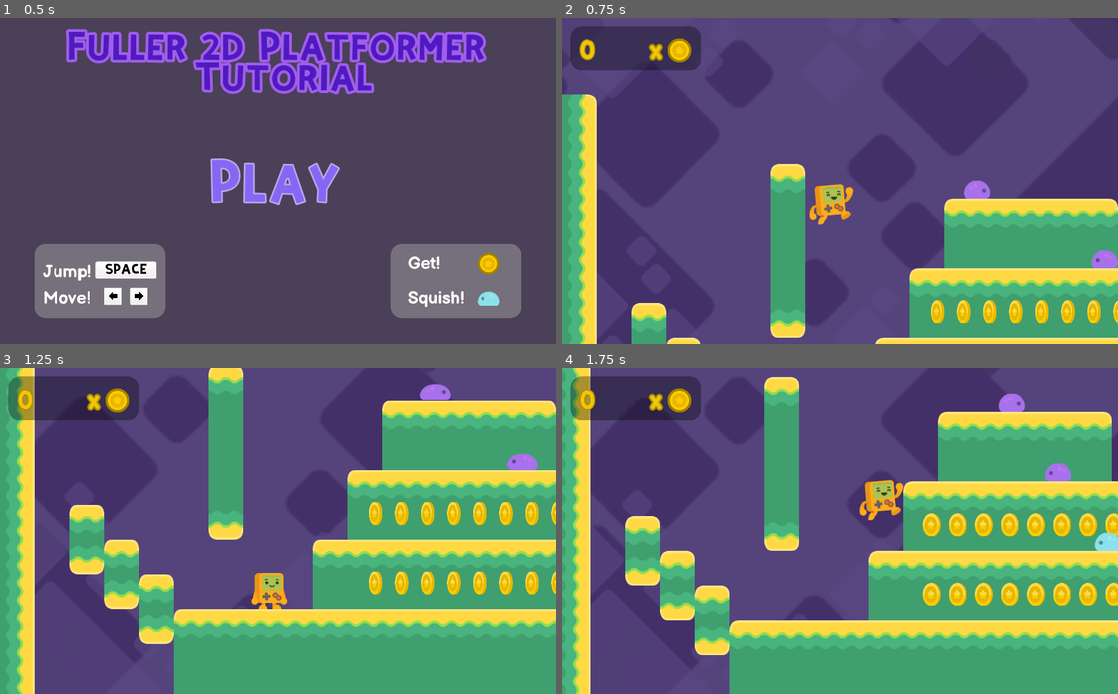
Above: before the commit, frames 1-4 (two rows, left to right).
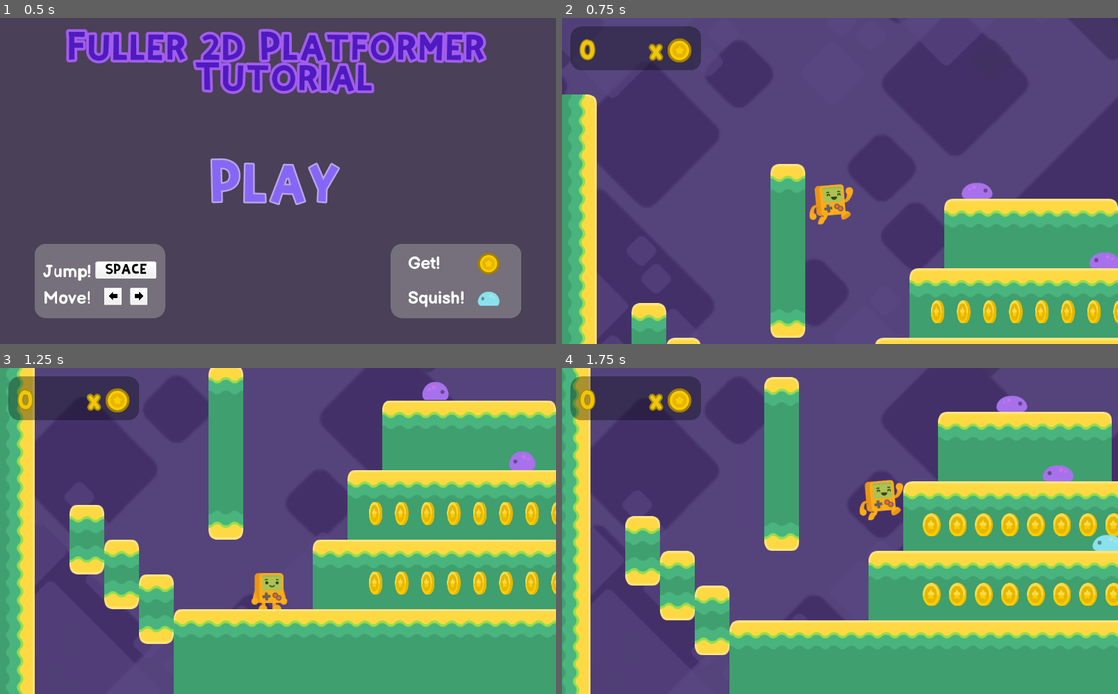
Above: after the commit, the same moments.

Repository: CrabbitSlater/Godot_2D_Tutorial_adv
Game: Godot game, scene res://Assets/TitleMenu.tscn
Same seed, same stepped clock (60 frames per second), same inputs: the game is played once before the commit and once after it.
Inputs:
- Up to frame 1 (0.5 s): no input
- Up to frame 2 (0.75 s): click "Play" at 0.5 s
- Up to frame 3 (1.25 s): no input
- Up to frame 4 (1.75 s): hold D (player_right) from 1.28 s (still down); hold Space (player_jump) from 1.28 s (still down)

Frame 1 is identical in both runs. In frame 2, 0.1% of the frame differs, in the area x 71-100%, y 49-77%; in frame 3, 0.1%; in frame 4, 0.2%, in the area x 78-100%, y 7-57%.

Commit message:
partially completted step 22 from BornCG's tutorial- added ladders, ladder checker to steve, and set collision masks so that they only collide with each other.  Additionally, hooked up ladder state to allow climbing and shuffling- fixed minor bug with steve climbing 'anim playing too fast when going from running to ladder.  TODO: need to fix one way platforms (bookmark on yt video is 52:00

Diff:
--- a/Assets/Enemy/Enemy.tscn
+++ b/Assets/Enemy/Enemy.tscn
@@ -21,7 +21,6 @@
 [node name="AnimatedSprite" type="AnimatedSprite" parent="."]
 frames = ExtResource( 2 )
 animation = "Crawl"
-frame = 1
 playing = true
 
 [node name="CollisionShape2D" type="CollisionShape2D" parent="."]
--- a/Assets/Levels/Test_Level.tscn
+++ b/Assets/Levels/Test_Level.tscn
@@ -11,6 +11,8 @@
 [ext_resource path="res://Assets/Levels/HUD.gd" type="Script" id=9]
 [ext_resource path="res://Assets/Enemy/Enemy.tscn" type="PackedScene" id=10]
 [ext_resource path="res://Assets/Audio/music/Retro Beat.ogg" type="AudioStream" id=11]
+[ext_resource path="res://Assets/Objects/Ladder/ladder_sprites/ladder_top.png" type="Texture" id=12]
+[ext_resource path="res://Assets/Objects/Ladder/ladder_sprites/ladder_mid.png" type="Texture" id=13]
 
 [sub_resource type="RectangleShape2D" id=1]
 extents = Vector2( 224, 16 )
@@ -29,6 +31,56 @@
 
 [sub_resource type="RectangleShape2D" id=3]
 extents = Vector2( 288, 16 )
+
+[sub_resource type="ConvexPolygonShape2D" id=11]
+points = PoolVector2Array( 48, 64, 16, 64, 16, 0, 48, 0 )
+
+[sub_resource type="ConvexPolygonShape2D" id=12]
+points = PoolVector2Array( 48, 64, 16, 64, 16, 0, 48, 0 )
+
+[sub_resource type="TileSet" id=13]
+0/name = "ladder_mid.png 0"
+0/texture = ExtResource( 13 )
+0/tex_offset = Vector2( 0, 0 )
+0/modulate = Color( 1, 1, 1, 1 )
+0/region = Rect2( 0, 0, 64, 64 )
+0/tile_mode = 0
+0/occluder_offset = Vector2( 0, 0 )
+0/navigation_offset = Vector2( 0, 0 )
+0/shape_offset = Vector2( 0, 0 )
+0/shape_transform = Transform2D( 1, 0, 0, 1, 0, 0 )
+0/shape = SubResource( 11 )
+0/shape_one_way = false
+0/shape_one_way_margin = 1.0
+0/shapes = [ {
+"autotile_coord": Vector2( 0, 0 ),
+"one_way": false,
+"one_way_margin": 1.0,
+"shape": SubResource( 11 ),
+"shape_transform": Transform2D( 1, 0, 0, 1, 0, 0 )
+} ]
+0/z_index = 0
+1/name = "ladder_top.png 1"
+1/texture = ExtResource( 12 )
+1/tex_offset = Vector2( 0, 0 )
+1/modulate = Color( 1, 1, 1, 1 )
+1/region = Rect2( 0, 0, 64, 64 )
+1/tile_mode = 0
+1/occluder_offset = Vector2( 0, 0 )
+1/navigation_offset = Vector2( 0, 0 )
+1/shape_offset = Vector2( 0, 0 )
+1/shape_transform = Transform2D( 1, 0, 0, 1, 0, 0 )
+1/shape = SubResource( 12 )
+1/shape_one_way = false
+1/shape_one_way_margin = 1.0
+1/shapes = [ {
+"autotile_coord": Vector2( 0, 0 ),
+"one_way": false,
+"one_way_margin": 1.0,
+"shape": SubResource( 12 ),
+"shape_transform": Transform2D( 1, 0, 0, 1, 0, 0 )
+} ]
+1/z_index = 0
 
 [sub_resource type="RectangleShape2D" id=7]
 extents = Vector2( 2048, 16 )
@@ -51,6 +103,50 @@
 font_data = ExtResource( 8 )
 
 [node name="Test_Level" type="Node2D"]
+
+[node name="ParallaxBackground" type="ParallaxBackground" parent="."]
+
+[node name="Purple_Sky" type="ParallaxLayer" parent="ParallaxBackground"]
+motion_offset = Vector2( -500, -500 )
+motion_mirroring = Vector2( 1280, 960 )
+
+[node name="Purple_Sky_Sprite" type="Sprite" parent="ParallaxBackground/Purple_Sky"]
+scale = Vector2( 2, 2 )
+texture = ExtResource( 4 )
+centered = false
+
+[node name="Far_Blobs" type="ParallaxLayer" parent="ParallaxBackground"]
+motion_scale = Vector2( 0.1, 0.1 )
+motion_offset = Vector2( -1000, -1000 )
+motion_mirroring = Vector2( 2560, 1920 )
+
+[node name="Sprite" type="Sprite" parent="ParallaxBackground/Far_Blobs"]
+modulate = Color( 0.768627, 0.678431, 0.803922, 1 )
+scale = Vector2( 4, 4 )
+texture = ExtResource( 5 )
+centered = false
+
+[node name="Middle_Blobs" type="ParallaxLayer" parent="ParallaxBackground"]
+motion_scale = Vector2( 0.4, 0.4 )
+motion_offset = Vector2( -500, 0 )
+motion_mirroring = Vector2( 1600, 1200 )
+
+[node name="Sprite" type="Sprite" parent="ParallaxBackground/Middle_Blobs"]
+modulate = Color( 0.72549, 0.690196, 0.741176, 0.772549 )
+scale = Vector2( 2.5, 2.5 )
+texture = ExtResource( 5 )
+centered = false
+
+[node name="Nearby_Blobs" type="ParallaxLayer" parent="ParallaxBackground"]
+motion_scale = Vector2( 0.7, 0.7 )
+motion_mirroring = Vector2( 1120, 840 )
+
+[node name="Sprite" type="Sprite" parent="ParallaxBackground/Nearby_Blobs"]
+modulate = Color( 1, 1, 1, 0.603922 )
+position = Vector2( 80, 16 )
+scale = Vector2( 1.75, 1.75 )
+texture = ExtResource( 5 )
+centered = false
 
 [node name="Tiles_One_Way" type="TileMap" parent="."]
 position = Vector2( 64, 0 )
@@ -99,7 +195,14 @@
 collision_layer = 2
 collision_mask = 49
 format = 1
-tile_data = PoolIntArray( -262114, -1073741821, 0, -196578,  …(2448 unchanged characters)… 073741828, 0, 983037, 536870916, 0, 917534, -1073741822, 0, 1048573, 1073741828, …(3395 unchanged characters)…
+tile_data = PoolIntArray( -262114, -1073741821, 0, -196578,  …(2448 unchanged characters)… 073741828, 0, 983037, 536870916, 0, 917529, 0, 0, 917534, -1073741822, 0, 1048573, 1073741828, …(3395 unchanged characters)…
+
+[node name="Tiles_Ladders" type="TileMap" parent="."]
+tile_set = SubResource( 13 )
+collision_layer = 64
+collision_mask = 0
+format = 1
+tile_data = PoolIntArray( 262169, 1, 0, 327705, 0, 0, 393241, 0, 0, 458777, 0, 0, 524313, 0, 0, 589849, 0, 0, 655385, 0, 0, 720921, 0, 0, 786457, 0, 0, 851993, 0, 0 )
 
 [node name="Steve" parent="." instance=ExtResource( 2 )]
 position = Vector2( 176, 31 )
@@ -116,50 +219,6 @@
 drag_margin_right = 0.1
 editor_draw_limits = true
 editor_draw_drag_margin = true
-
-[node name="ParallaxBackground" type="ParallaxBackground" parent="."]
-
-[node name="Purple_Sky" type="ParallaxLayer" parent="ParallaxBackground"]
-motion_offset = Vector2( -500, -500 )
-motion_mirroring = Vector2( 1280, 960 )
-
-[node name="Purple_Sky_Sprite" type="Sprite" parent="ParallaxBackground/Purple_Sky"]
-scale = Vector2( 2, 2 )
-texture = ExtResource( 4 )
-centered = false
-
-[node name="Far_Blobs" type="ParallaxLayer" parent="ParallaxBackground"]
-motion_scale = Vector2( 0.1, 0.1 )
-motion_offset = Vector2( -1000, -1000 )
-motion_mirroring = Vector2( 2560, 1920 )
-
-[node name="Sprite" type="Sprite" parent="ParallaxBackground/Far_Blobs"]
-modulate = Color( 0.768627, 0.678431, 0.803922, 1 )
-scale = Vector2( 4, 4 )
-texture = ExtResource( 5 )
-centered = false
-
-[node name="Middle_Blobs" type="ParallaxLayer" parent="ParallaxBackground"]
-motion_scale = Vector2( 0.4, 0.4 )
-motion_offset = Vector2( -500, 0 )
-motion_mirroring = Vector2( 1600, 1200 )
-
-[node name="Sprite" type="Sprite" parent="ParallaxBackground/Middle_Blobs"]
-modulate = Color( 0.72549, 0.690196, 0.741176, 0.772549 )
-scale = Vector2( 2.5, 2.5 )
-texture = ExtResource( 5 )
-centered = false
-
-[node name="Nearby_Blobs" type="ParallaxLayer" parent="ParallaxBackground"]
-motion_scale = Vector2( 0.7, 0.7 )
-motion_mirroring = Vector2( 1120, 840 )
-
-[node name="Sprite" type="Sprite" parent="ParallaxBackground/Nearby_Blobs"]
-modulate = Color( 1, 1, 1, 0.603922 )
-position = Vector2( 80, 16 )
-scale = Vector2( 1.75, 1.75 )
-texture = ExtResource( 5 )
-centered = false
 
 [node name="Fall_Zone" type="Area2D" parent="."]
 position = Vector2( 1072, 1744 )
--- a/Assets/Steve/Steve.gd
+++ b/Assets/Steve/Steve.gd
@@ -12,6 +12,7 @@
 var velocity: Vector2  = Vector2(0.0,0.0)
 export var gravity : float = 35.0
 export var  top_speed : float = 300
+const  LADDER_SPEED  = 200
 export var top_run_speed : float = 450
 export var top_air_speed : float = 400
 export var acceleration : float = 1000
@@ -21,6 +22,7 @@
 export var wall_kick_force :float = 450
 var direction : int = 1
 var last_jump_direction :int =0
+var on_ladder := false #statically typed variable! use these as often as we can
 
 var coins : int = 0
 #onready var
@@ -28,7 +30,7 @@
 
 func _physics_process(delta):
 
-	print(is_near_wall())
+	print(on_ladder)
 	#match statement is like a switch case  i.e. see if self.state
 	#is equal to any of the following states in the enum
 	match self.state:
@@ -40,6 +42,9 @@
 			elif is_near_wall():
 				state=States.WALL
 				continue
+			elif should_climb_ladder():
+				self.state = States.LADDER
+				continue
 
 			$Sprite.play("Air")
 			if Input.is_action_pressed("player_right"):
@@ -60,6 +65,8 @@
 			if not is_on_floor():
 				self.state=States.AIR
 				continue
+			elif should_climb_ladder():
+				self.state=States.LADDER
 
 
 
@@ -119,9 +126,63 @@
 				velocity.y= jump_force *0.7
 				$SoundJump.play()
 				state = States.AIR
-
-
 			move_and_fall(true)
+
+		States.LADDER:
+
+			if not on_ladder:
+				state = States.AIR
+				continue
+			elif is_on_floor() and Input.is_action_pressed("player_down"):
+				state = States.FLOOR
+				Input.action_release("player_down")
+				continue
+				#force release of up or down so we dont cycle between floor and ladder states
+			elif Input.is_action_pressed("player_jump"):
+				Input.action_release("player_up")
+				Input.action_release("player_down")
+				velocity.y = jump_force *0.7
+				$SoundJump.play()
+				self.state=States.AIR
+				continue
+
+
+
+
+
+
+			if Input.is_action_pressed("player_up") or Input.is_action_pressed("player_down") or Input.is_action_pressed("player_left") or Input.is_action_pressed("player_right"):
+				$Sprite.speed_scale=1
+				$Sprite.play("Climb")
+			else:
+				$Sprite.stop()
+
+			if Input.is_action_pressed("player_up"):
+				velocity.y = -LADDER_SPEED
+			elif Input.is_action_pressed("player_down"):
+				velocity.y = LADDER_SPEED
+			else:
+				velocity.y = lerp(velocity.y,0,0.3)
+
+			if Input.is_action_pressed("player_left"):
+				self.velocity.x = -LADDER_SPEED/6
+			elif Input.is_action_pressed("player_right"):
+				self.velocity.x = LADDER_SPEED/6
+			else:
+				self.velocity.x = lerp(self.velocity.x,0,0.3)
+
+
+			self.velocity = move_and_slide(self.velocity,Vector2.UP)
+
+
+
+
+#static return type on function! use theese standards
+func should_climb_ladder() -> bool:
+	if on_ladder and (Input.is_action_pressed("player_up") or Input.is_action_pressed("player_down")):
+		return true
+	else:
+		return false
 
 func set_direction():
 
@@ -194,3 +255,13 @@
 
 func _on_Timer_timeout():
 	get_tree().change_scene("res://Assets/GameOverScreen.tscn")
+
+
+func _on_LadderChecker_body_entered(body):
+	#ladder checker only has a mask for ladder tiles
+	on_ladder=true
+	pass # Replace with function body.
+
+func _on_LadderChecker_body_exited(body):
+	on_ladder = false
+	pass # Replace with function body.
--- a/Assets/Steve/Steve.tscn
+++ b/Assets/Steve/Steve.tscn
@@ -7,6 +7,9 @@
 [sub_resource type="CapsuleShape2D" id=1]
 radius = 26.0
 height = 14.0
+
+[sub_resource type="RectangleShape2D" id=2]
+extents = Vector2( 8, 32 )
 
 [node name="Steve" type="KinematicBody2D"]
 z_index = 1
@@ -39,4 +42,14 @@
 cast_to = Vector2( 0, 30 )
 collision_mask = 2
 
+[node name="LadderChecker" type="Area2D" parent="."]
+collision_layer = 0
+collision_mask = 64
+
+[node name="CollisionShape2D" type="CollisionShape2D" parent="LadderChecker"]
+position = Vector2( 0, 16 )
+shape = SubResource( 2 )
+
 [connection signal="timeout" from="Timer" to="." method="_on_Timer_timeout"]
+[connection signal="body_entered" from="LadderChecker" to="." method="_on_LadderChecker_body_entered"]
+[connection signal="body_exited" from="LadderChecker" to="." method="_on_LadderChecker_body_exited"]
--- a/project.godot
+++ b/project.godot
@@ -50,6 +50,16 @@
 "events": [ Object(InputEventKey,"resource_local_to_scene":false,"resource_name":"","device":0,"alt":false,"shift":false,"control":false,"meta":false,"command":false,"pressed":false,"scancode":0,"physical_scancode":86,"unicode":0,"echo":false,"script":null)
  ]
 }
+player_up={
+"deadzone": 0.5,
+"events": [ Object(InputEventKey,"resource_local_to_scene":false,"resource_name":"","device":0,"alt":false,"shift":false,"control":false,"meta":false,"command":false,"pressed":false,"scancode":0,"physical_scancode":87,"unicode":0,"echo":false,"script":null)
+ ]
+}
+player_down={
+"deadzone": 0.5,
+"events": [ Object(InputEventKey,"resource_local_to_scene":false,"resource_name":"","device":0,"alt":false,"shift":false,"control":false,"meta":false,"command":false,"pressed":false,"scancode":0,"physical_scancode":83,"unicode":0,"echo":false,"script":null)
+ ]
+}
 
 [layer_names]
 
@@ -59,6 +69,7 @@
 2d_physics/layer_4="Item"
 2d_physics/layer_5="Enemy"
 2d_physics/layer_6="Fireball"
+2d_physics/layer_7="Ladder"
 
 [physics]
 
Not shown: 1 places in Assets/Levels/Test_Level.tscn that only renumber resources
Binary file added: Assets/Objects/Ladder/ladder_sprites/ladder_mid.png
Not shown, added: Assets/Objects/Ladder/ladder_sprites/ladder_mid.png.import
Binary file added: Assets/Objects/Ladder/ladder_sprites/ladder_top.png
Not shown, added: Assets/Objects/Ladder/ladder_sprites/ladder_top.png.import
Not shown: 1 places in Assets/Steve/Steve.tscn that only renumber resources
